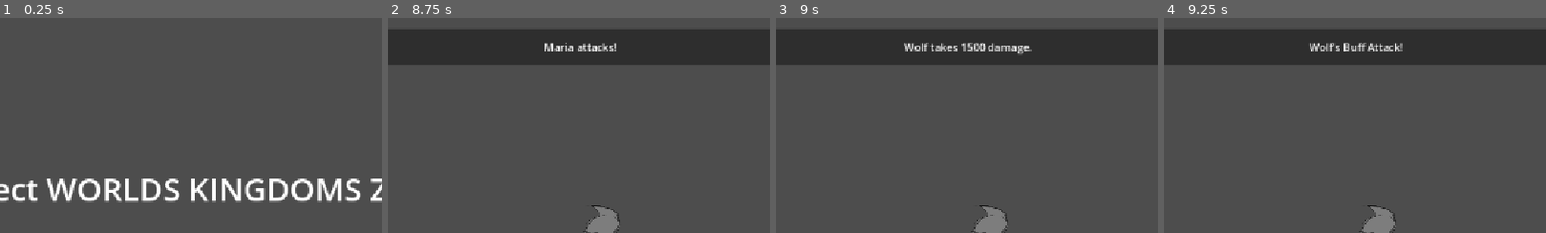
Above: before the commit, frames 1-4 (left to right).
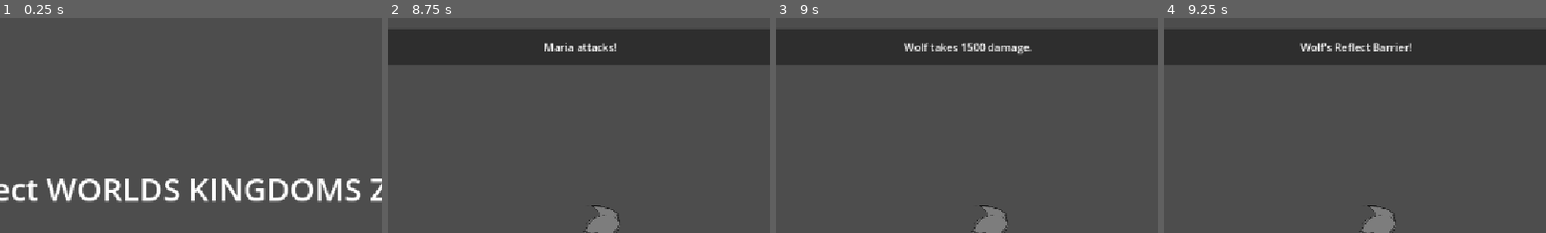
Above: after the commit, the same moments.

Repository: Adnyropast/pwkz-godot-4.7
Game: Godot game, scene res://scenes/title_screen.tscn
Same seed, same stepped clock (60 frames per second), same inputs: the game is played once before the commit and once after it. The engine's default icon, where the game draws it, is replaced by a stand-in: a white triangle on a blue panel in a dark square.
Inputs:
- Up to frame 1 (0.25 s): no input
- Up to frame 2 (8.75 s): click "Start" at 0.5 s; tap Enter (ui_accept) at 1.25, 1.52, 2.75, 3.02, 4.25, 5.75, 6.02, 7.25, 7.52 s; click "(Next Phase)" at 2 s; click "(Next Phase)" at 3.5 s; click "(Next Stage)" at 5 s; click "(Next Stage)" at 6.5 s; click "Attack" at 8 s
- Up to frame 3 (9 s): tap Enter (ui_accept) at 8.75 s
- Up to frame 4 (9.25 s): tap Enter (ui_accept) at 9.02 s
The pictures show only the part of the screen within x 25-75%, y 0-50%; the shares and areas given below are measured in that part.

Frames 1-3 are identical in both runs. In frame 4, 0.8% of the frame differs, in the area x 35-65%, y 11-16%.

Commit message:
feat: add enemy action buff defense

Diff:
--- a/actions/PlayerAttack.gd
+++ b/actions/PlayerAttack.gd
@@ -26,7 +26,8 @@
 		step_damage(sender)
 
 func step_damage(sender: Sender) -> void:
-	var damage = DamageCalcs.get_modified_damage_to_enemy(Player.get_stat_attack())
+	var damage = DamageCalcs.get_base_damage_to_enemy()
+	damage = DamageCalcs.get_modified_damage_to_enemy(damage)
 	Enemy.subtract_hp(damage)
 	Player.make_attack()
 	var enemy_name = Enemy.get_enemy_name()
--- /dev/null
+++ b/actions/enemy_actions/EnemyBuffDefense.gd
@@ -0,0 +1,15 @@
+extends BaseAction
+
+class_name EnemyBuffDefense
+
+func perform(sender: Sender) -> void:
+	step_buff(sender)
+
+func step_buff(sender: Sender) -> void:
+	Enemy.make_buff_defense()
+	var enemy_name = Enemy.get_enemy_name()
+	sender.send_timed(
+		enemy_name + "'s Buff Defense!",
+		step_end,
+		2.0
+	)
--- a/globals/Enemy.gd
+++ b/globals/Enemy.gd
@@ -10,6 +10,8 @@
 var has_reflect_barrier: bool
 var attack_buff_turns: int
 var attack_buff_value: float
+var defense_buff_turns: int
+var defense_buff_value: float
 
 func get_max_hp() -> int:
 	return 3000
@@ -58,6 +60,10 @@
 		attack_buff_turns -= 1
 	if attack_buff_turns <= 0:
 		attack_buff_value = 0
+	if defense_buff_turns > 0:
+		defense_buff_turns -= 1
+	if defense_buff_turns <= 0:
+		defense_buff_value = 0
 
 func reset_enemy() -> void:
 	set_hp(get_max_hp())
@@ -66,9 +72,14 @@
 	has_reflect_barrier = false
 	attack_buff_turns = 0
 	attack_buff_value = 0
+	defense_buff_turns = 0
+	defense_buff_value = 0
 
 func get_stat_attack() -> int:
 	return floori(2000 * (1 + attack_buff_value))
+
+func get_stat_defense() -> int:
+	return floori(500 * (1 + defense_buff_value))
 
 func make_absorb_barrier() -> void:
 	has_absorb_barrier = true
@@ -83,3 +94,11 @@
 	attack_buff_value += 0.2
 	if attack_buff_value > MAX_BUFF_VALUE:
 		attack_buff_value = MAX_BUFF_VALUE
+
+func make_buff_defense() -> void:
+	defense_buff_turns += 2
+	if defense_buff_turns > MAX_BUFF_TURNS:
+		defense_buff_turns = MAX_BUFF_TURNS
+	defense_buff_value += 0.2
+	if defense_buff_value > MAX_BUFF_VALUE:
+		defense_buff_value = MAX_BUFF_VALUE
--- a/globals/Player.gd
+++ b/globals/Player.gd
@@ -109,7 +109,7 @@
 	return attack_buff_turns > 0
 
 func get_stat_attack() -> int:
-	return floori(1500 * (1 + attack_buff_value))
+	return floori(2000 * (1 + attack_buff_value))
 
 func has_defense_buff() -> bool:
 	return defense_buff_turns > 0
--- a/scenes/battle_info_screen.gd
+++ b/scenes/battle_info_screen.gd
@@ -42,3 +42,9 @@
 		statuses_container.add_child(item)
 		item.set_status_name("Attack +" + str(floori(Enemy.attack_buff_value * 100)) + "% " + str(Enemy.attack_buff_turns) + " turns")
 		item.set_texture(preload("res://images/statuses/ef5.png"))
+
+	if Enemy.defense_buff_turns > 0:
+		var item = preload("res://scenes/battle_info_status_item.tscn").instantiate()
+		statuses_container.add_child(item)
+		item.set_status_name("Defense +" + str(floori(Enemy.defense_buff_value * 100)) + "% " + str(Enemy.defense_buff_turns) + " turns")
+		item.set_texture(preload("res://images/statuses/ef6.png"))
--- a/system/DamageCalcs.gd
+++ b/system/DamageCalcs.gd
@@ -34,6 +34,12 @@
 		damage = 0
 	return damage
 
+static func get_base_damage_to_enemy() -> int:
+	var damage: int = Player.get_stat_attack() - Enemy.get_stat_defense()
+	if damage < 0:
+		damage = 0
+	return damage
+
 static func get_reprisal_drain_to_player(damage: int) -> int:
 	var value: int = 0
 
--- a/system/EnemyActionPicker.gd
+++ b/system/EnemyActionPicker.gd
@@ -8,7 +8,7 @@
 	action.perform(sender)
 
 static func get_random_action() -> BaseAction:
-	var options: Array = [EnemyIdle, EnemyAttack, EnemyHeal, EnemyDefend, EnemyEdgeOfDeath, EnemyAbsorbBarrier, EnemyReflectBarrier, EnemyStrongStrike, EnemyBuffAttack]
+	var options: Array = [EnemyIdle, EnemyAttack, EnemyHeal, EnemyDefend, EnemyEdgeOfDeath, EnemyAbsorbBarrier, EnemyReflectBarrier, EnemyStrongStrike, EnemyBuffAttack, EnemyBuffDefense]
 	var index: int = randi_range(0, options.size() - 1)
 	var action: BaseAction = options[index].new()
 	return action
Not shown, added: actions/enemy_actions/EnemyBuffDefense.gd.uid
